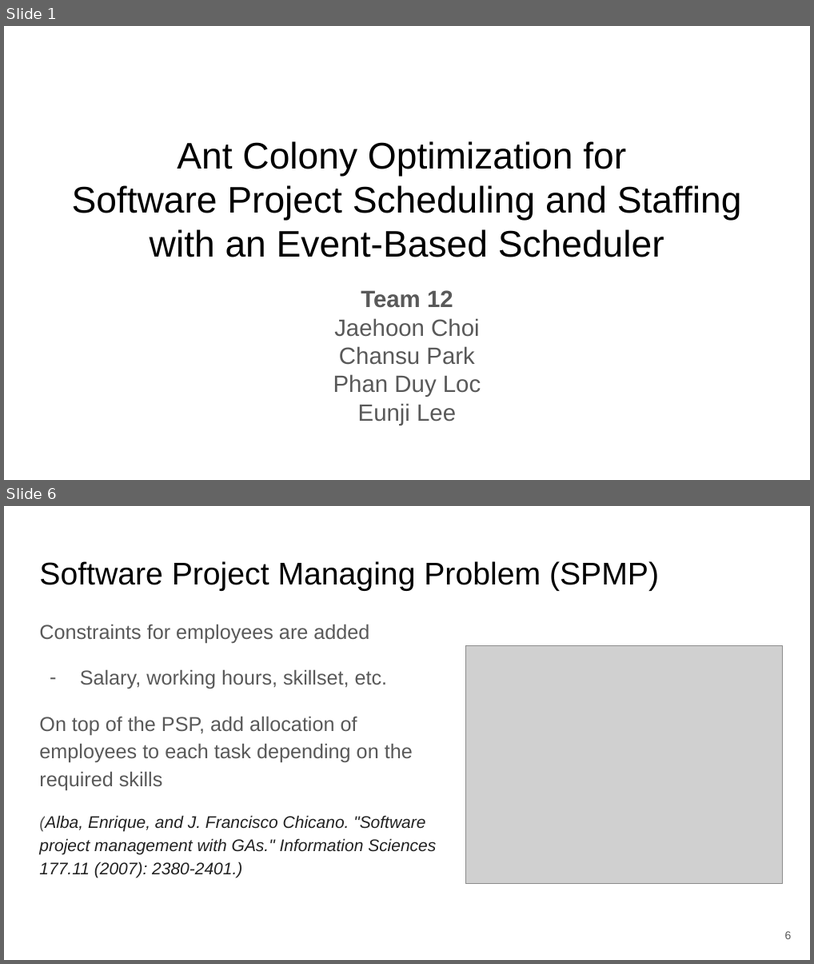
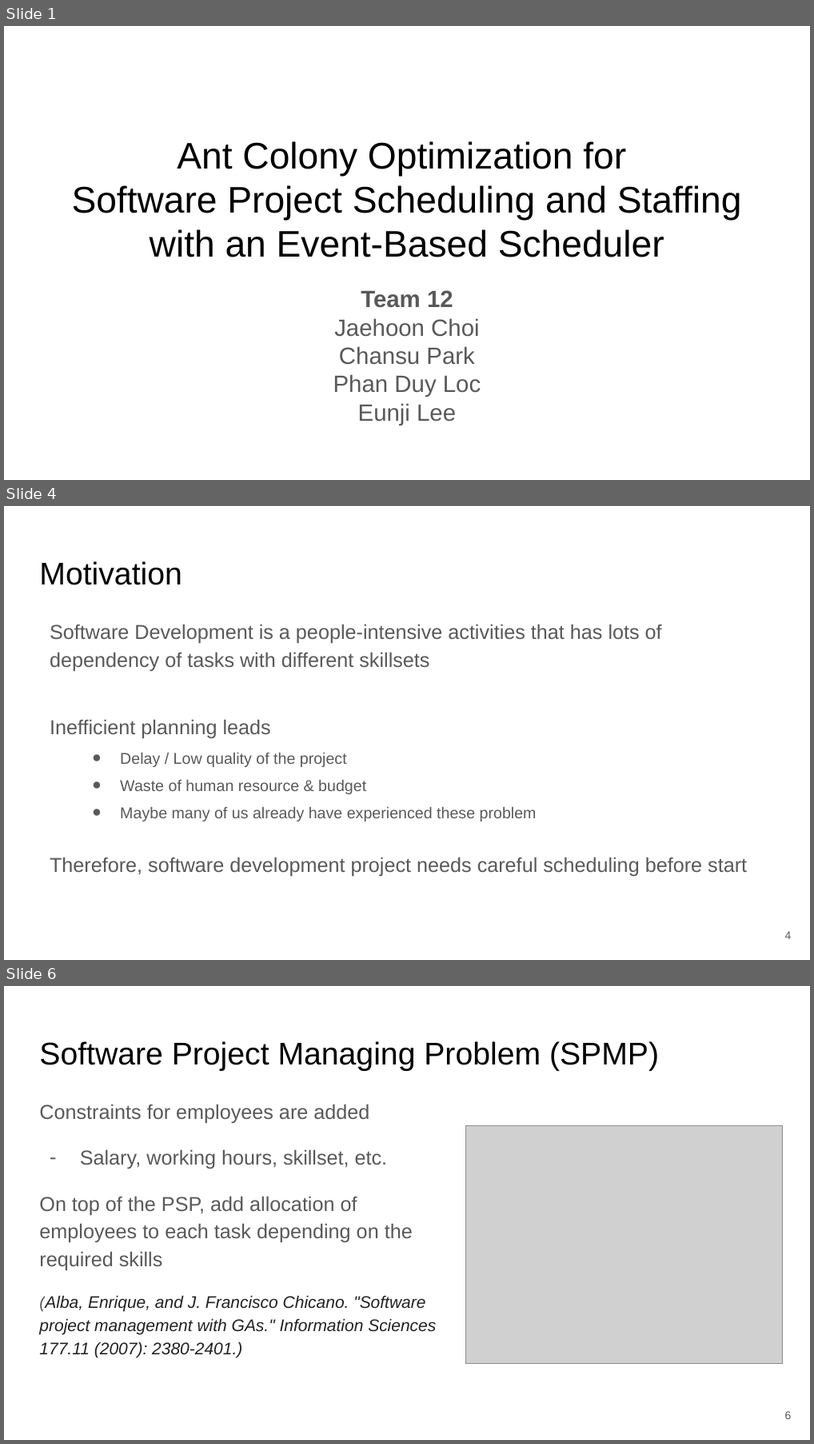
Before and after one commit to hhosu107/SBSE, a slide deck: Courseworks/Paper Reading Slide preparation/Ant Colony Optimization for SW Project Scheduling and Staffing with an Event-Based Scheduler.pptx. Shown one above the other, each under a label of ours: slides 1 and 6 before the commit, slides 1, 4 and 6 after it; the slides between them are not shown. The pictures are 814x964 and 814x1444 pixels, drawn with LibreOffice and Linux fonts; fonts in the diff are those of the drawing; grey boxes stand for pictures. Boxes give left, top, right and bottom in pixels: in the first picture for what was removed or moved away, otherwise in the second. Text is boxed around its words. In the diff, an @@ line names an element or a change of style, - is before the commit and + after.

```diff
--- a/Courseworks/Paper Reading Slide preparation/Ant Colony Optimization for SW Project Scheduling and Staffing with an Event-Based Scheduler.pptx
+++ b/Courseworks/Paper Reading Slide preparation/Ant Colony Optimization for SW Project Scheduling and Staffing with an Event-Based Scheduler.pptx
@@ slide 4 added at bbox=[4, 506, 810, 960], background #FFFFFF @@
@@ title added at bbox=[39, 561, 182, 585], 28 pt, text #000000 @@
+Motivation
@@ text added at bbox=[50, 624, 747, 876], 18 pt, text #595959 @@
+Software Development is a people-intensive activities that has lots of dependency of tasks with different skillsets
+Inefficient planning leads
+  ● Delay / Low quality of the project
+  ● Waste of human resource & budget
+  ● Maybe many of us already have experienced these problem
+Therefore, software development project needs careful scheduling before start
@@ page number added at bbox=[786, 931, 792, 939], 10 pt, text #595959 @@
+4
```
Also in this commit, not shown: 4 slides changed, 11 other slides added, 7 slides removed, 1 other file.
